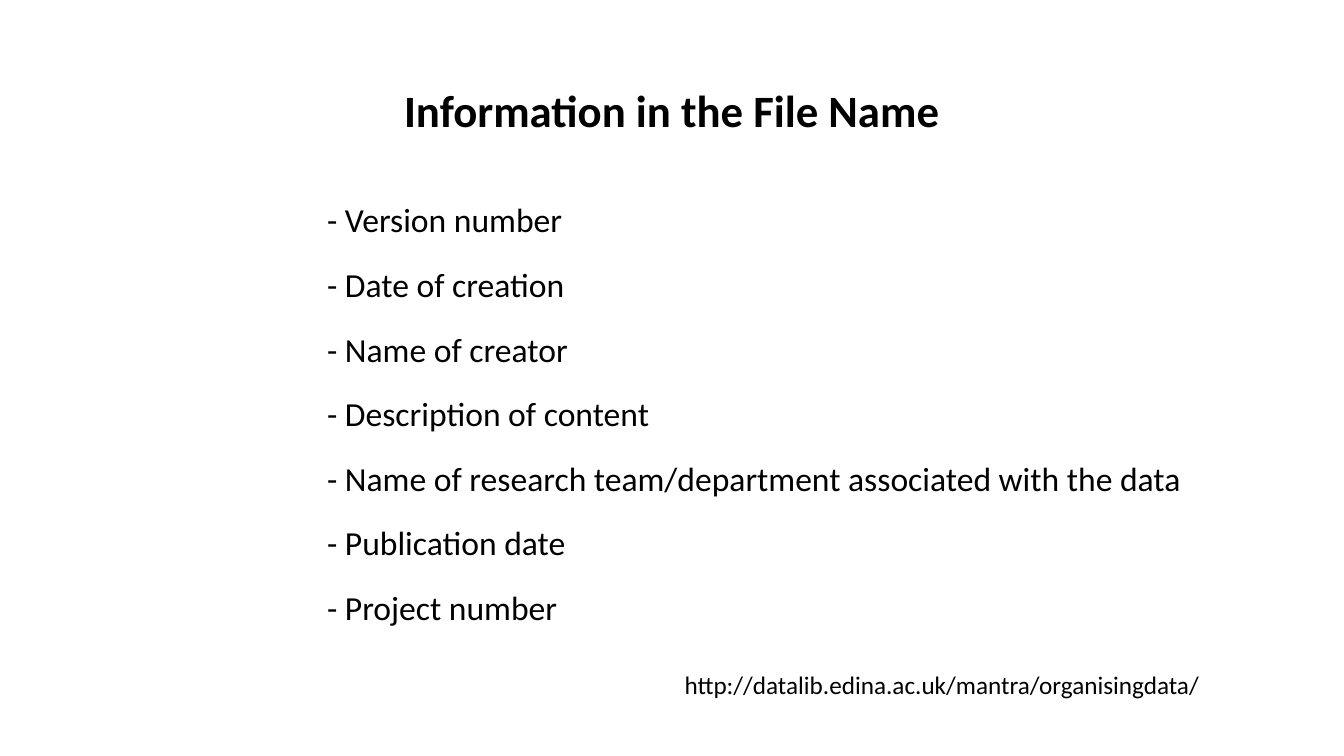
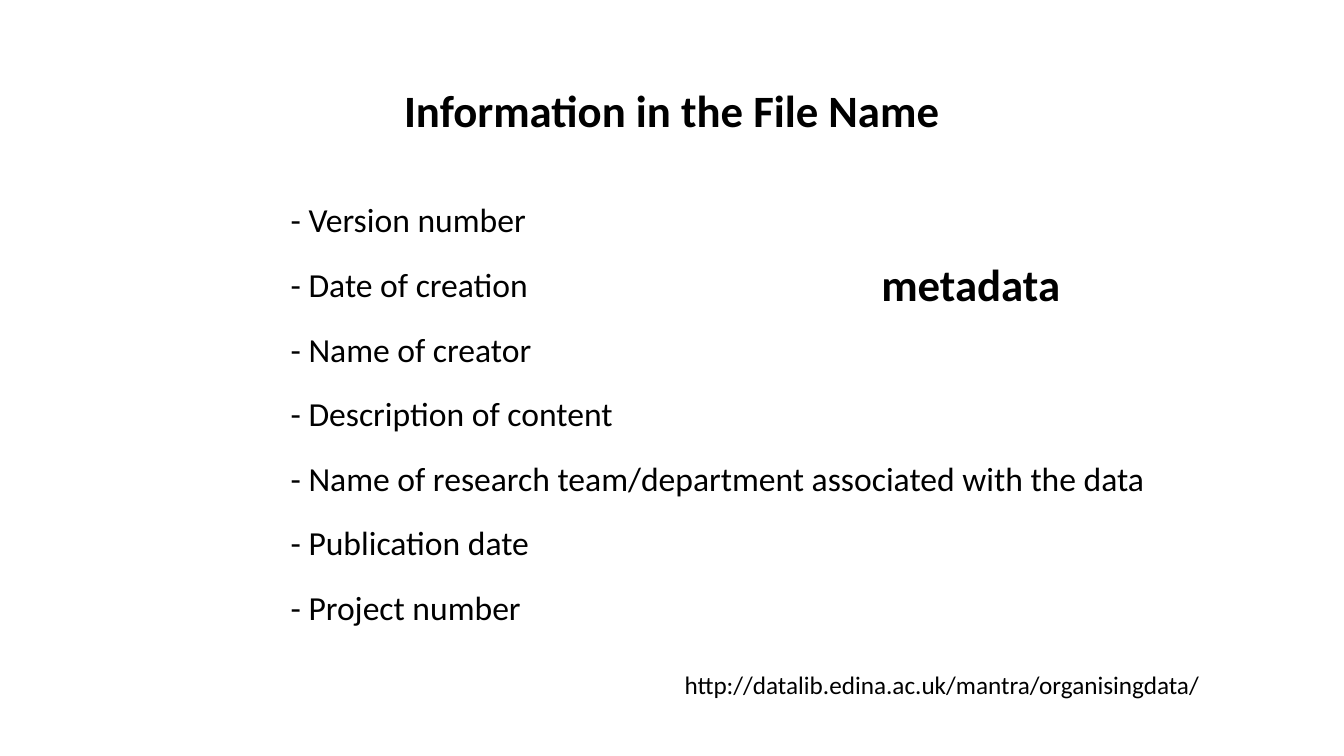
Before and after one commit to tibbben/teaching.data.literacy, a slide deck: slide 17 of UM_DataManagementClass/Lessons/04/04_FirstMeeting.pptx. Drawn at 1344x756 pixels with LibreOffice and Linux fonts; fonts in the diff are those of the drawing. Boxes give left, top, right and bottom in pixels: in the first picture for what was removed or moved away, otherwise in the second. Text is boxed around its words. In the diff, an @@ line names an element or a change of style, - is before the commit and + after.

```diff
--- a/UM_DataManagementClass/Lessons/04/04_FirstMeeting.pptx
+++ b/UM_DataManagementClass/Lessons/04/04_FirstMeeting.pptx
@@ text "- Version number - Date ...": place and size @@
-text "- Version number - Date ..." at (345, 208, 1180, 626)
+text "- Version number - Date ..." at (309, 208, 1144, 626)
@@ text added at (881, 269, 1060, 302), 32 pt, text #000000, bold @@
+metadata
```
Also in this commit, not shown: 6 other slides changed, 1 slide added, 1 other file.
